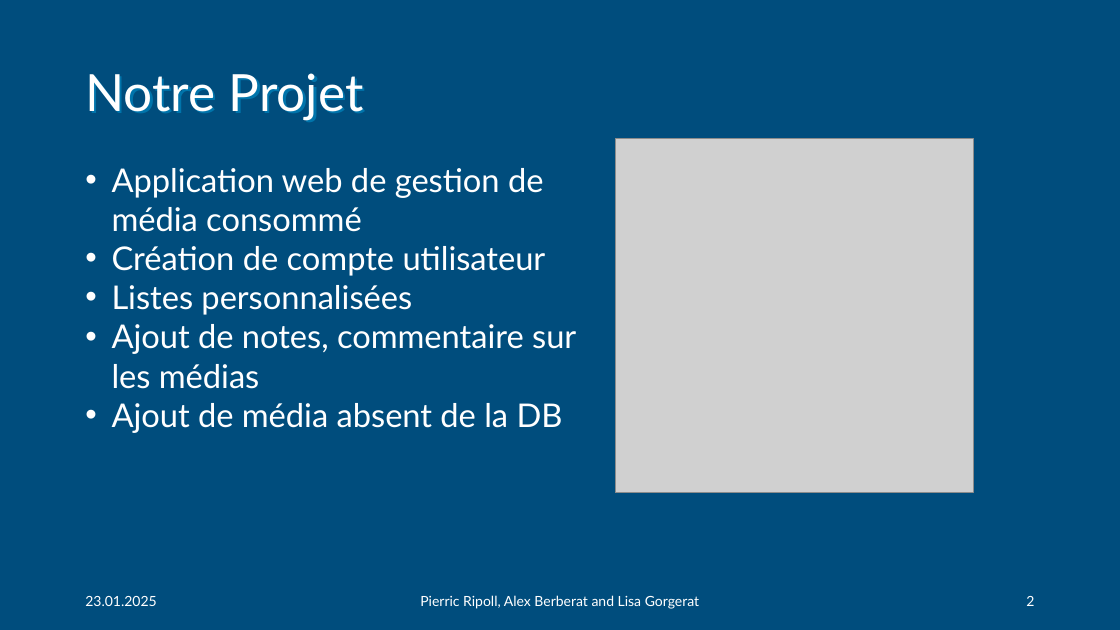
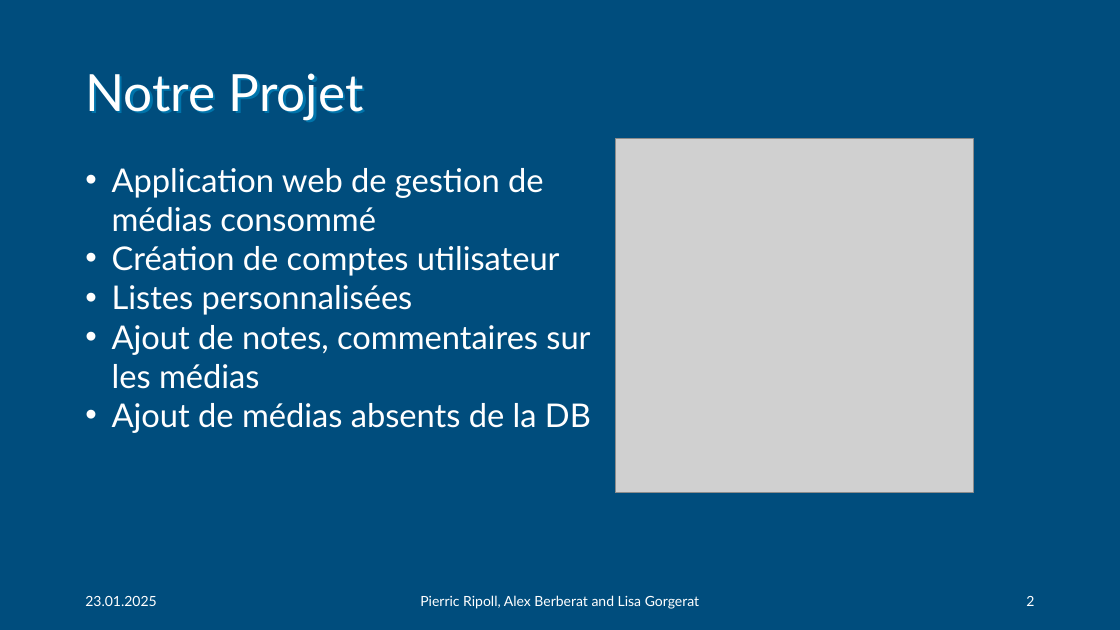
Before and after one commit to Nyaaw/ProjectBDR, a slide deck: slide 2 of docs/BDR-phases/rendu final/Presentation_Groupe9.pptx. Drawn at 1120x630 pixels with LibreOffice and Linux fonts; fonts in the diff are those of the drawing; grey boxes stand for pictures. Boxes give left, top, right and bottom in pixels: in the first picture for what was removed or moved away, otherwise in the second. Text is boxed around its words. In the diff, an @@ line names an element or a change of style, - is before the commit and + after.

```diff
--- a/docs/BDR-phases/rendu final/Presentation_Groupe9.pptx
+++ b/docs/BDR-phases/rendu final/Presentation_Groupe9.pptx
@@ text at (x1=112, y1=168, x2=560, y2=276): text changed @@
-• Application web de gestion de média consommé
-• Création de compte utilisateur
+• Application web de gestion de médias consommé
+• Création de comptes utilisateur
@@ text at (x1=112, y1=325, x2=591, y2=433): text changed @@
-• Ajout de notes, commentaire sur les médias
-• Ajout de média absent de la DB
+• Ajout de notes, commentaires sur les médias
+• Ajout de médias absents de la DB
```
Also in this commit, not shown: 2 other slides changed.
